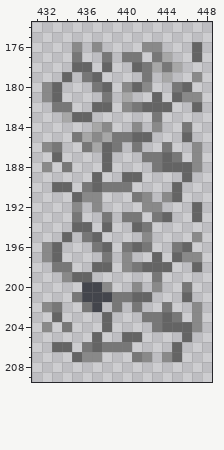
Pixel-art file: src/main/source_files/panels.aseprite. This is how it looked before the edit.
464x448 pixels, 1 frame. Colours within 5 levels of each other are drawn and written as one. Shown: x 431..448, y 174..209. The commit also changed other parts of the picture, which this record leaves out.
Once edited:
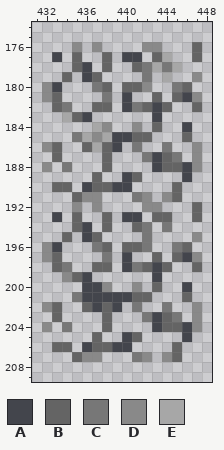
Palette (. is transparent): A #43454c  B #646464  C #777777  D #898989  E #a7a7a7
Difference:
{"where": "layer \"base\""}
{"y":177,"x":433,"old":".","new":"A"}
{"y":177,"x":435,"old":"C","new":"B"}
{"y":177,"x":438,"old":"C","new":"B"}
{"y":177,"x":440,"old":"CC","new":"AA"}
{"y":177,"x":443,"old":"C","new":"B"}
{"y":178,"x":436,"old":"B","new":"A"}
{"y":179,"x":436,"old":"C","new":"A"}
{"y":180,"x":433,"old":"B","new":"A"}
{"y":180,"x":440,"old":"D","new":"B"}
{"y":181,"x":440,"old":"E","new":"A"}
{"y":181,"x":446,"old":"D","new":"A"}
{"y":182,"x":433,"old":"C","new":"B"}
{"y":182,"x":440,"old":"D","new":"A"}
{"y":182,"x":443,"old":"B","new":"A"}
{"y":183,"x":436,"old":"B","new":"A"}
{"y":183,"x":443,"old":"C","new":"A"}
{"y":184,"x":443,"old":"D","new":"B"}
{"y":184,"x":446,"old":"C","new":"A"}
{"y":185,"x":439,"old":"CC","new":"AA"}
{"y":186,"x":433,"old":"C","new":"B"}
{"y":186,"x":436,"old":"C","new":"B"}
{"y":186,"x":439,"old":"C","new":"A"}
{"y":187,"x":443,"old":"C","new":"A"}
{"y":188,"x":443,"old":"C","new":"A"}
{"y":188,"x":446,"old":"B","new":"A"}
{"y":189,"x":440,"old":"B","new":"A"}
{"y":189,"x":446,"old":"B","new":"A"}
{"y":190,"x":436,"old":"C","new":"A"}
{"y":190,"x":438,"old":"CCC","new":"BAA"}
{"y":193,"x":433,"old":".","new":"A"}
{"y":193,"x":435,"old":"C","new":"B"}
{"y":193,"x":438,"old":"C","new":"B"}
{"y":193,"x":440,"old":"CC","new":"AA"}
{"y":193,"x":443,"old":"C","new":"B"}
{"y":194,"x":436,"old":"B","new":"A"}
{"y":194,"x":444,"old":".","new":"C"}
{"y":195,"x":436,"old":"C","new":"A"}
{"y":195,"x":442,"old":"D","new":"C"}
{"y":196,"x":433,"old":"B","new":"A"}
{"y":196,"x":440,"old":"C","new":"B"}
{"y":197,"x":440,"old":"D","new":"A"}
{"y":197,"x":446,"old":"D","new":"A"}
{"y":198,"x":433,"old":"C","new":"B"}
{"y":198,"x":440,"old":"D","new":"A"}
{"y":198,"x":443,"old":"B","new":"A"}
{"y":199,"x":436,"old":"B","new":"A"}
{"y":199,"x":443,"old":"C","new":"A"}
{"y":200,"x":443,"old":"D","new":"B"}
{"y":200,"x":446,"old":"C","new":"A"}
{"y":201,"x":439,"old":"CC","new":"AA"}
{"y":202,"x":433,"old":"C","new":"B"}
{"y":202,"x":436,"old":"C","new":"B"}
{"y":202,"x":438,"old":".C","new":"BA"}
{"y":203,"x":443,"old":"C","new":"A"}
{"y":204,"x":443,"old":"C","new":"A"}
{"y":204,"x":446,"old":"B","new":"A"}
{"y":205,"x":440,"old":"B","new":"A"}
{"y":205,"x":446,"old":"B","new":"A"}
{"y":206,"x":436,"old":"C","new":"A"}
{"y":206,"x":438,"old":"CCC","new":"BAA"}
{"label":"changed","picture_box":[52,52,192,352]}
